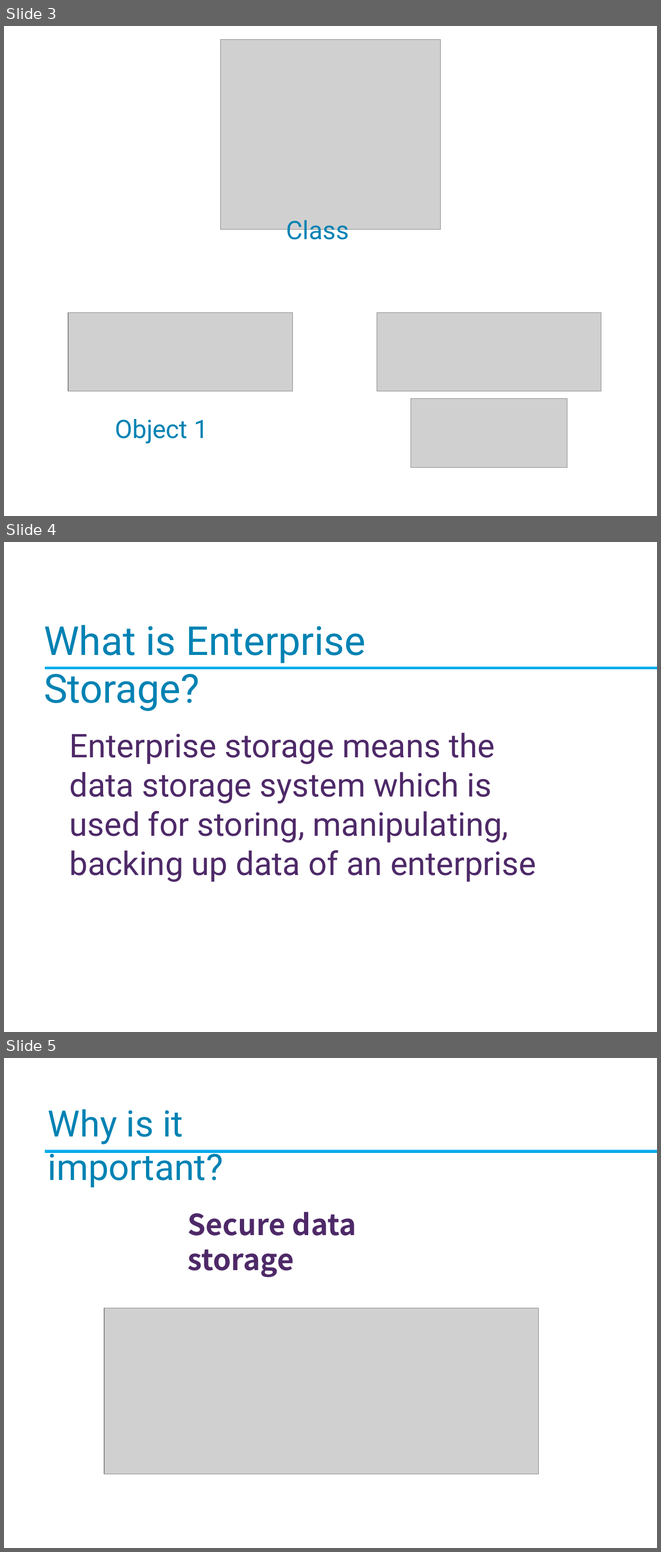
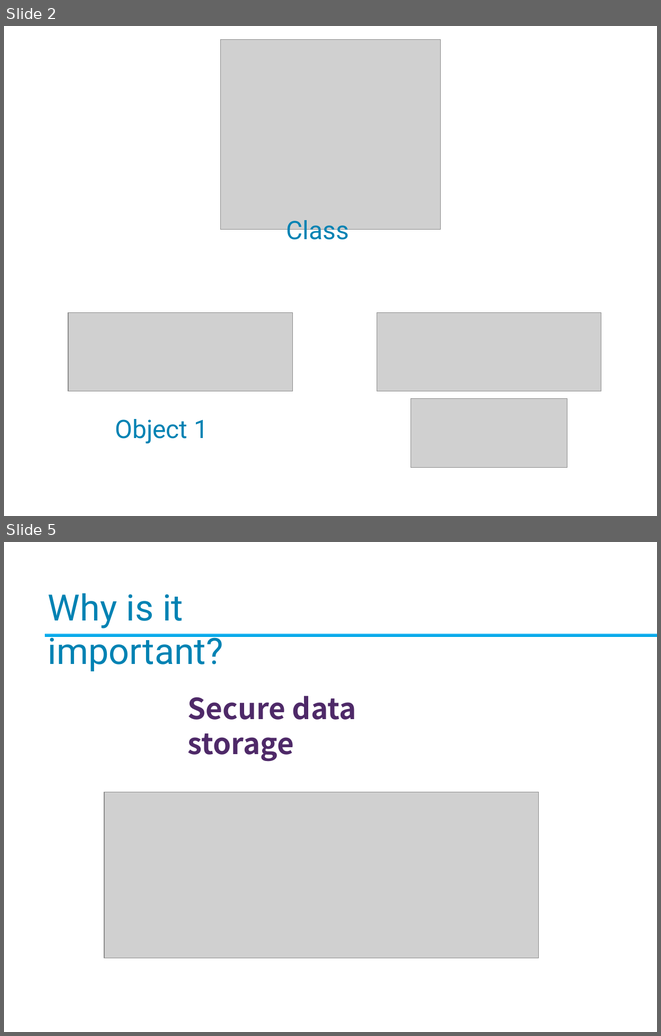
Before and after one commit to Imran4424/C-Plus-Plus-Object-Oriented, a slide deck: OOP.pptx. Shown one above the other, each under a label of ours: slides 3, 4 and 5 before the commit, slides 2 and 5 after it; the slides between them are not shown. The pictures are 661x1552 and 661x1036 pixels, drawn with LibreOffice and Linux fonts; fonts in the diff are those of the drawing; grey boxes stand for pictures; background and template pictures are left out. Boxes give left, top, right and bottom in pixels: in the first picture for what was removed or moved away, otherwise in the second. Text is boxed around its words. In the diff, an @@ line names an element or a change of style, - is before the commit and + after.

```diff
--- a/OOP.pptx
+++ b/OOP.pptx
@@ slide 4 removed at [4, 542, 657, 1032], background picture (left out) @@
@@ text removed at [44, 625, 365, 711] @@
-What is Enterprise Storage?
@@ rectangle removed at [45, 667, 657, 669] @@
@@ text removed at [70, 732, 536, 882] @@
-Enterprise storage means the data storage system which is used for storing, manipulating, backing up data of an enterprise
@@ what was slide 3 is now slide 2 @@
```
Also in this commit, not shown: 2 slides added, 1 other slide removed.
